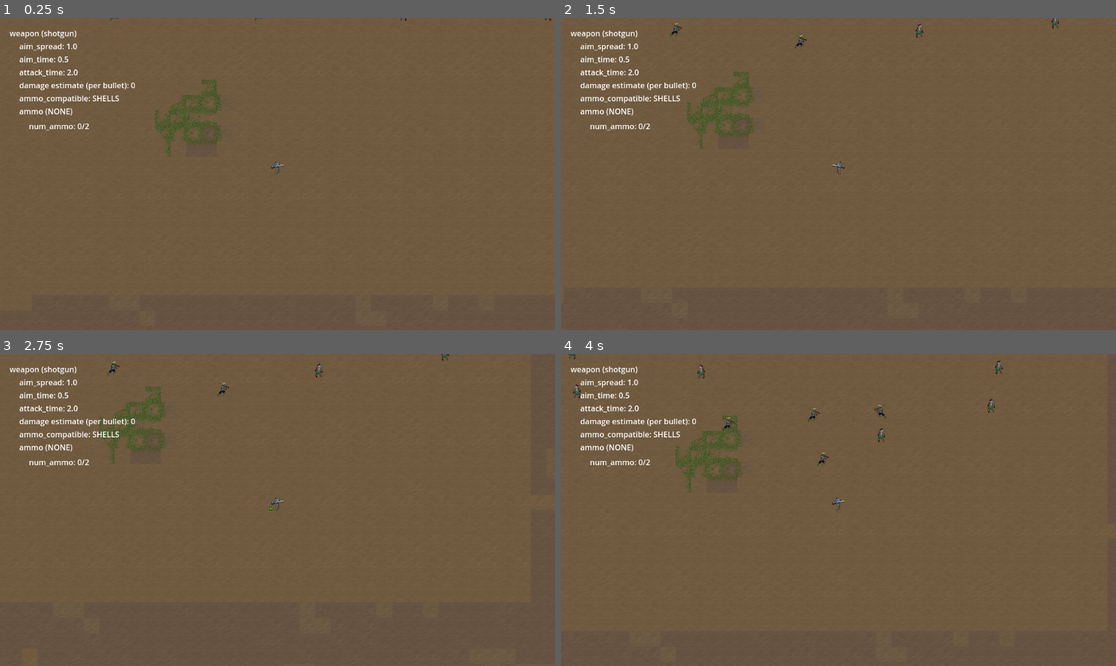
Above: before the commit, frames 1-4 (two rows, left to right).
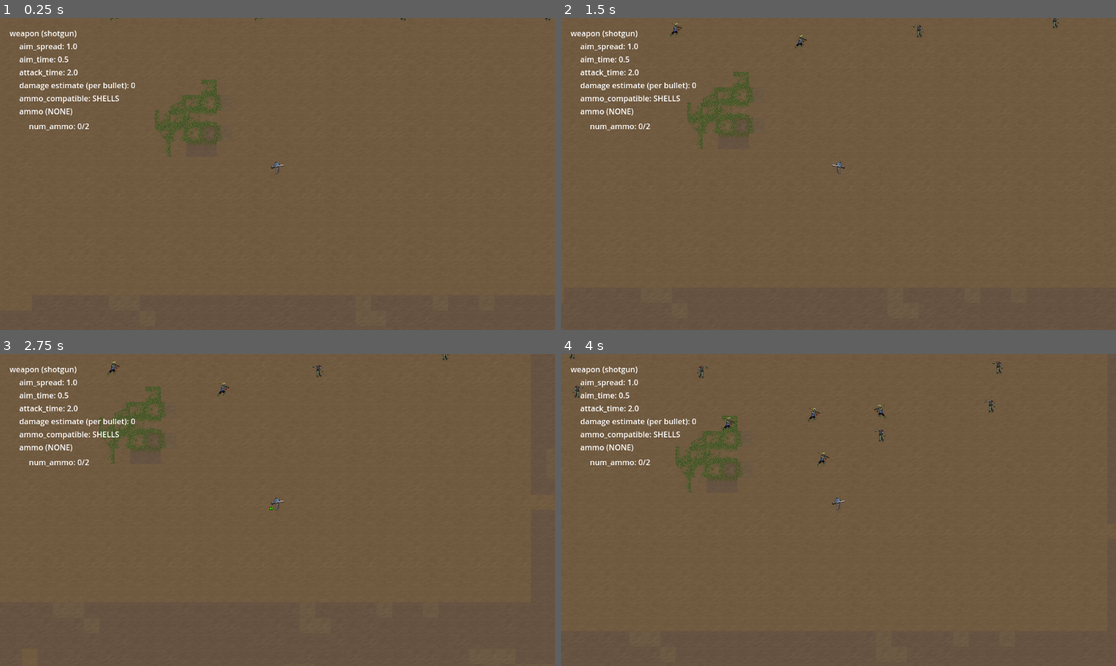
Above: after the commit, the same moments.

Repository: tegaki-tegaki/z_game
Game: Godot game, scene res://world/main.tscn
Two runs of this game, one before a commit and one after it. Both use one fixed random seed, a clock stepped at 60 frames per second and the inputs below.
Inputs (mouse positions are in pixels of both pictures, inside the frame that each line leads up to):
- Up to frame 1 (0.25 s): no input
- Up to frame 2 (1.5 s): tap Enter at 0.5 s; move the mouse to (960, 158) at 0.52 s; hold D (move_right) 0.53-1.28 s; hold Right mouse button (aim_weapon) 0.53-1.28 s; move the mouse to (727, 189) at 1.27 s; hold S (move_down) from 1.28 s (still down); click (727, 189) at 1.35 s
- Up to frame 3 (2.75 s): move the mouse to (333, 441) at 2.02 s; release S (move_down) at 2.03 s; hold D (move_right) from 2.03 s (still down); hold Shift (run_hold) from 2.03 s (still down)
- Up to frame 4 (4 s): move the mouse to (810, 572) at 2.77 s; release D (move_right) at 2.78 s; release Shift (run_hold) at 2.78 s; hold W (move_up) 2.78-3.53 s; right-click (810, 572) at 2.85 s; move the mouse to (1005, 556) at 3.52 s; hold A (move_left) from 3.53 s (still down); click (1005, 556) at 3.6 s

The runs differ from the first frame. In frame 1, less than 0.1% of the frame differs, in the area x 72-100%, y 0-1%; in frame 2, less than 0.1%; in frame 3, less than 0.1%; in frame 4, 0.2%, in the area x 1-80%, y 0-29%.

Commit message:
working multi texture per gameobj support

Diff:
--- a/autoloads/resource_manager.gd
+++ b/autoloads/resource_manager.gd
@@ -228,8 +228,10 @@
     var texture = AtlasTexture.new()
     texture.atlas = image_data.texture
 
-    var x = image_data.tile_size.x * creature_data.x_count
-    var y = image_data.tile_size.y * creature_data.y_count
+    var rand_colrow = creature_data.colrows.pick_random()
+
+    var x = image_data.tile_size.x * rand_colrow.x
+    var y = image_data.tile_size.y * rand_colrow.y
     var w = image_data.tile_size.x
     var h = image_data.tile_size.y
 
@@ -249,15 +251,18 @@
 
 
 # TODO: can higher order function be reduced?
+# this function has also grown too large and complicated
 static func get_tile_to_gameobj_fn(_gameobj_data: Dict, filename):
     return func(monster):
         var global_id = null
         if "fg" in monster:
             if typeof(monster.fg) == TYPE_ARRAY:
                 if typeof(monster.fg[0]) == TYPE_FLOAT:
-                    global_id = monster.fg[0]
+                    global_id = monster.fg
                 elif "sprite" in monster.fg[0]:
-                    global_id = monster.fg[0].sprite
+                    global_id = []
+                    for _fg in monster.fg:
+                        global_id.append(_fg.sprite)
             elif typeof(monster.fg) == TYPE_FLOAT:
                 global_id = monster.fg
             else:
@@ -275,25 +280,34 @@
         var image_texture = image_data.texture as Texture2D
         var image_dim = image_texture.get_size()
         var tile_size = Vector2i(image_data.tile_size.x, image_data.tile_size.y)
-        var image_local_id = get_image_id(filename, global_id)
-        var counts = global_id_to_xy_counts(
-            image_dim, tile_size, image_local_id
-        )
+
+        var colrows = []
+
+        if typeof(global_id) == TYPE_ARRAY:
+            for id in global_id:
+                var image_local_id = get_image_id(filename, id)
+                var colrow = global_id_to_xy_colrow(
+                    image_dim, tile_size, image_local_id
+                )
+
+                colrows.append(colrow)
+
+        else:
+            var image_local_id = get_image_id(filename, global_id)
+            var colrow = global_id_to_xy_colrow(
+                image_dim, tile_size, image_local_id
+            )
+
+            colrows.append(colrow)
 
         if typeof(monster.id) == TYPE_ARRAY:
             for id in monster.id:
-                _gameobj_data.s(
-                    id,
-                    {"file": filename, "x_count": counts.x, "y_count": counts.y}
-                )
+                _gameobj_data.s(id, {"file": filename, "colrows": colrows})
         else:
-            _gameobj_data.s(
-                monster.id,
-                {"file": filename, "x_count": counts.x, "y_count": counts.y}
-            )
-
-
-static func global_id_to_xy_counts(
+            _gameobj_data.s(monster.id, {"file": filename, "colrows": colrows})
+
+
+static func global_id_to_xy_colrow(
     image_dim: Vector2i, tile_size: Vector2i, id: int
 ) -> Vector2i:
     var tiles_per_row = image_dim.x / tile_size.x
